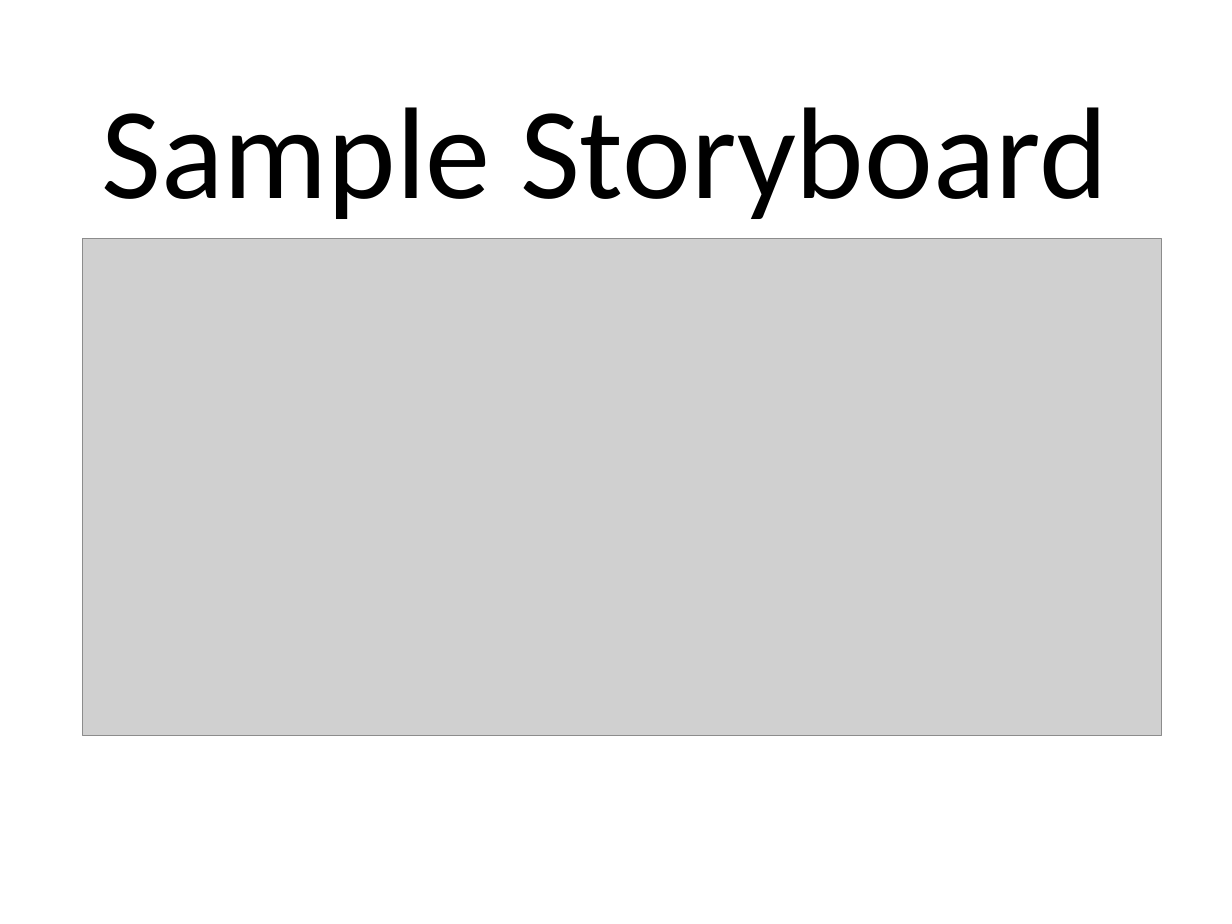
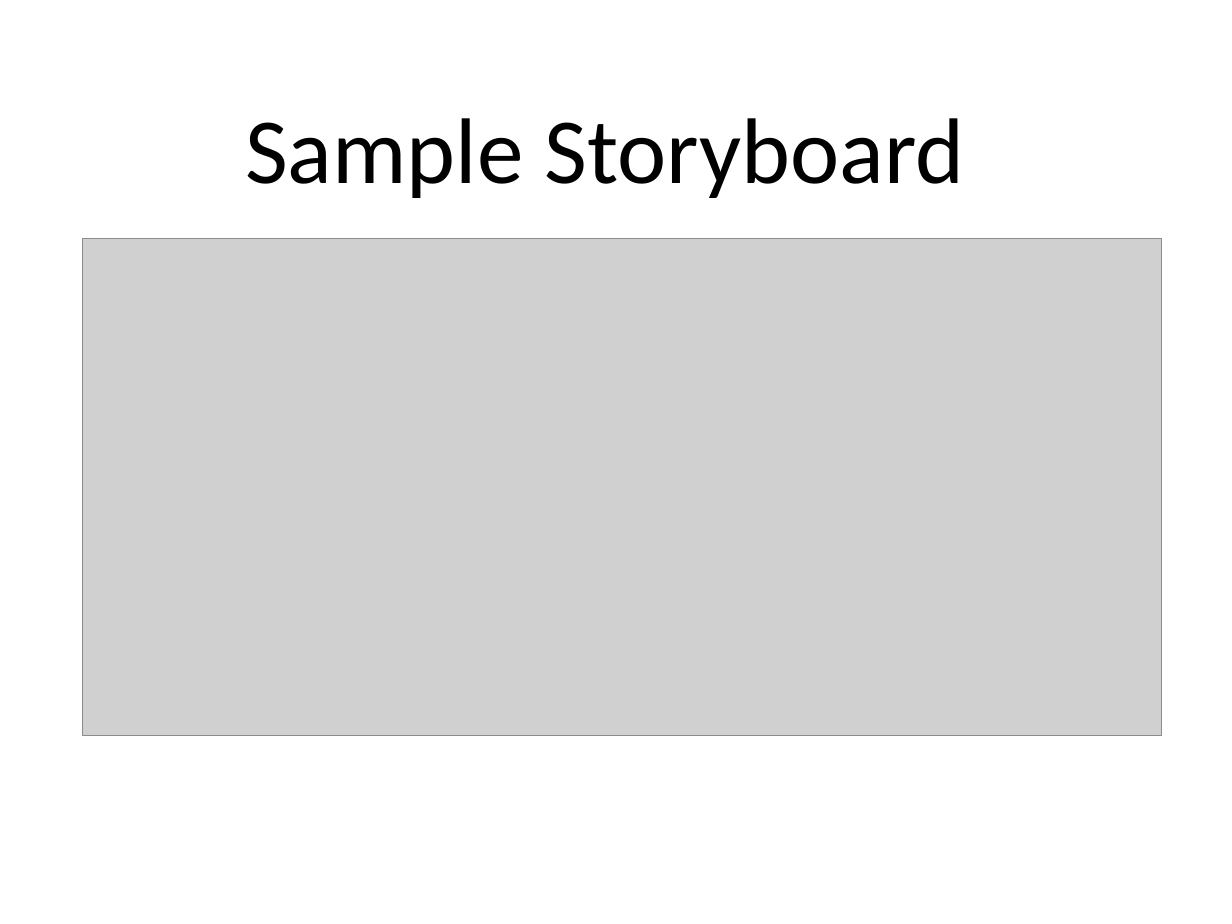
Before and after one commit to NiteshMeshram/SRStoryboardDemo, a slide deck: slide 6 of PPT/SotryBoardByNiteshVersion1.0.odp. Drawn at 1232x924 pixels with LibreOffice and Linux fonts; fonts in the diff are those of the drawing; grey boxes stand for pictures; background and template pictures are left out. Boxes give left, top, right and bottom in pixels: in the first picture for what was removed or moved away, otherwise in the second. Text is boxed around its words. In the diff, an @@ line names an element or a change of style, - is before the commit and + after.

```diff
--- a/PPT/SotryBoardByNiteshVersion1.0.odp
+++ b/PPT/SotryBoardByNiteshVersion1.0.odp
@@ title "Sample Storyboard": place and size @@
-title "Sample Storyboard" at <box>101,107,1108,219</box>
+title "Sample Storyboard" at <box>245,118,964,198</box>
@@ title "Sample Storyboard" at <box>245,118,964,198</box>: size 84 to 60 pt @@
```
Also in this commit, not shown: 11 other slides changed, 1 other file.
